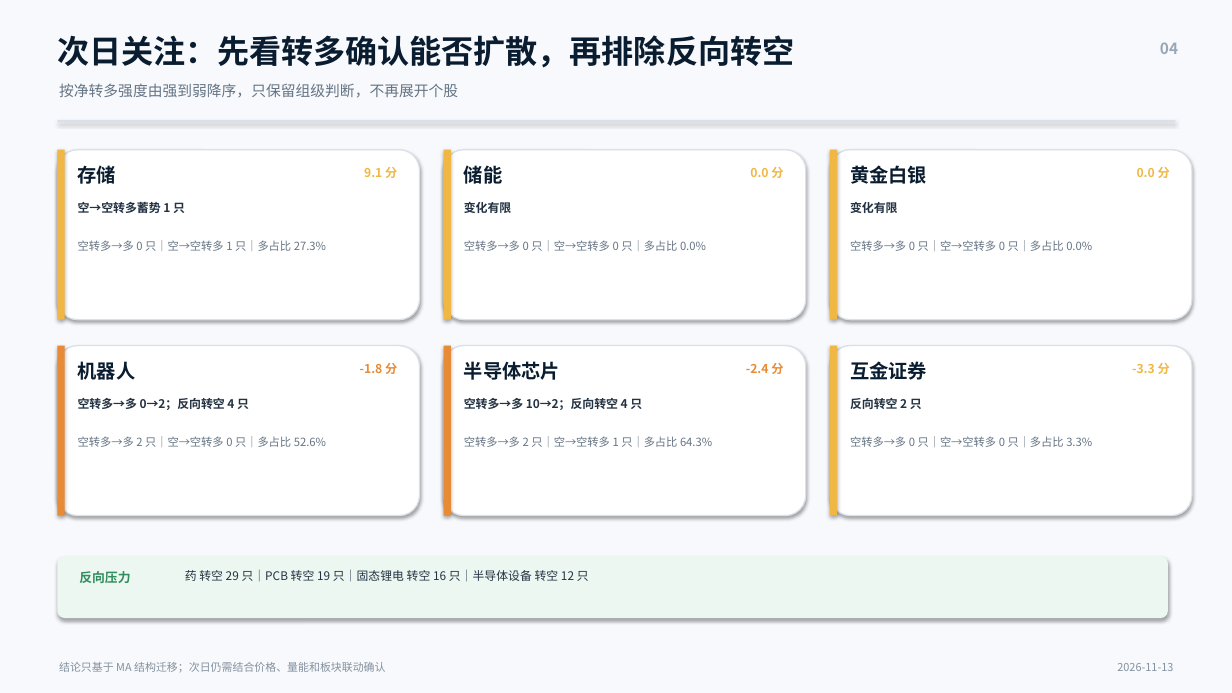
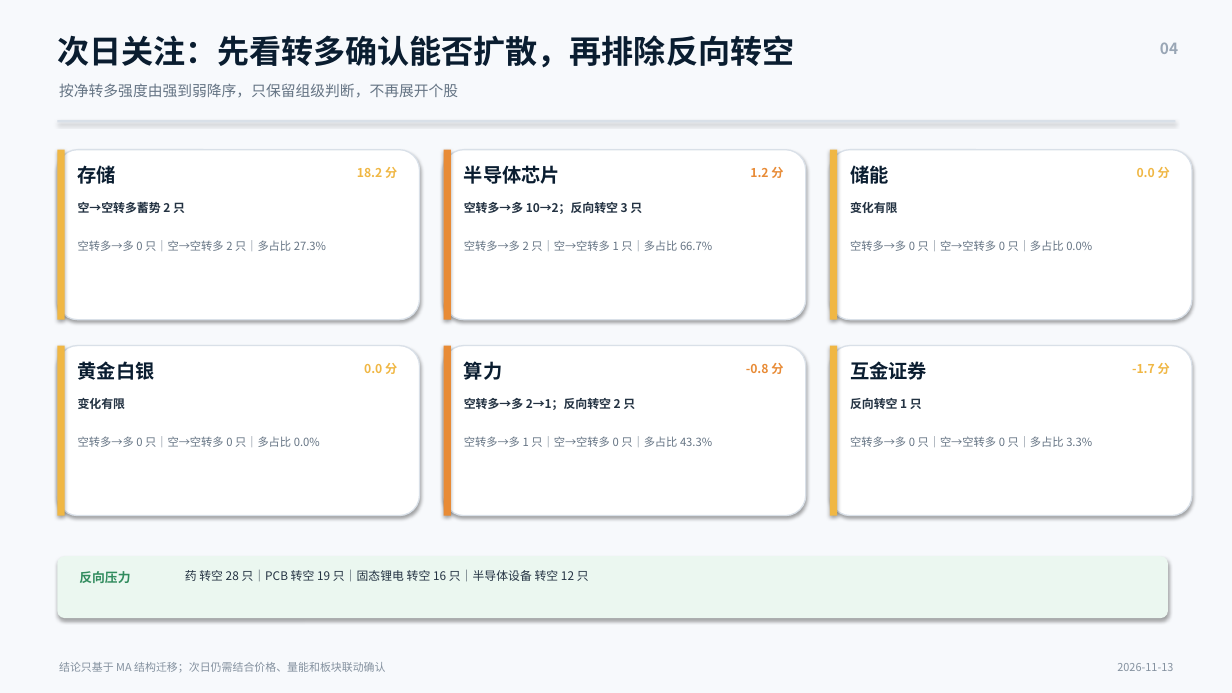
Before and after one commit to nancybhc/a-share-blast-lab, a slide deck: slide 4 of assets/多空阶段简报_2026-11-13.pptx. Drawn at 1232x693 pixels with LibreOffice and Linux fonts; fonts in the diff are those of the drawing. Boxes give left, top, right and bottom in pixels: in the first picture for what was removed or moved away, otherwise in the second. Text is boxed around its words. In the diff, an @@ line names an element or a change of style, - is before the commit and + after.

```diff
--- a/assets/多空阶段简报_2026-11-13.pptx
+++ b/assets/多空阶段简报_2026-11-13.pptx
@@ text at box(357, 167, 397, 178): text changed @@
-9.1 分
+18.2 分
@@ rectangle at box(444, 150, 451, 320): fill #F0B744 to #E88B36 @@
@@ text at box(464, 165, 560, 184): text changed @@
-储能
+半导体芯片
@@ text at box(750, 167, 783, 178): text changed; text colour #F0B744 to #E88B36 @@
-0.0 分
+1.2 分
@@ text at box(850, 162, 888, 188): text changed @@
-黄金白银
+储能
@@ text at box(78, 202, 185, 213): text changed @@
-空→空转多蓄势 1 只
+空→空转多蓄势 2 只
@@ text at box(464, 202, 642, 214): text changed @@
-变化有限
+空转多→多 10→2；反向转空 3 只
@@ text at box(78, 240, 326, 251): text changed @@
-空转多→多 0 只｜空→空转多 1 只｜多占比 27.3%
+空转多→多 0 只｜空→空转多 2 只｜多占比 27.3%
@@ text at box(464, 240, 712, 251): text changed @@
-空转多→多 0 只｜空→空转多 0 只｜多占比 0.0%
+空转多→多 2 只｜空→空转多 1 只｜多占比 66.7%
@@ rectangle at box(57, 346, 65, 516): fill #E88B36 to #F0B744 @@
@@ text at box(78, 361, 155, 380): text changed @@
-机器人
+黄金白银
@@ text at box(364, 363, 397, 374): text changed; text colour #E88B36 to #F0B744 @@
--1.8 分
+0.0 分
@@ text at box(464, 361, 502, 380): text changed @@
-半导体芯片
+算力
@@ text at box(746, 363, 783, 374): text changed @@
--2.4 分
+-0.8 分
@@ text at box(1132, 363, 1170, 374): text changed @@
--3.3 分
+-1.7 分
@@ text at box(78, 398, 125, 409): text changed @@
-空转多→多 0→2；反向转空 4 只
+变化有限
@@ text at box(464, 398, 635, 410): text changed @@
-空转多→多 10→2；反向转空 4 只
+空转多→多 2→1；反向转空 2 只
@@ text at box(850, 398, 922, 409): text changed @@
-反向转空 2 只
+反向转空 1 只
@@ text at box(78, 436, 320, 447): text changed @@
-空转多→多 2 只｜空→空转多 0 只｜多占比 52.6%
+空转多→多 0 只｜空→空转多 0 只｜多占比 0.0%
@@ text at box(464, 436, 712, 447): text changed @@
-空转多→多 2 只｜空→空转多 1 只｜多占比 64.3%
+空转多→多 1 只｜空→空转多 0 只｜多占比 43.3%
@@ text at box(185, 570, 589, 582): text changed @@
-药 转空 29 只｜PCB 转空 19 只｜固态锂电 转空 16 只｜半导体设备 转空 12 只
+药 转空 28 只｜PCB 转空 19 只｜固态锂电 转空 16 只｜半导体设备 转空 12 只
```
Also in this commit, not shown: 3 other slides changed, 8 other files.
